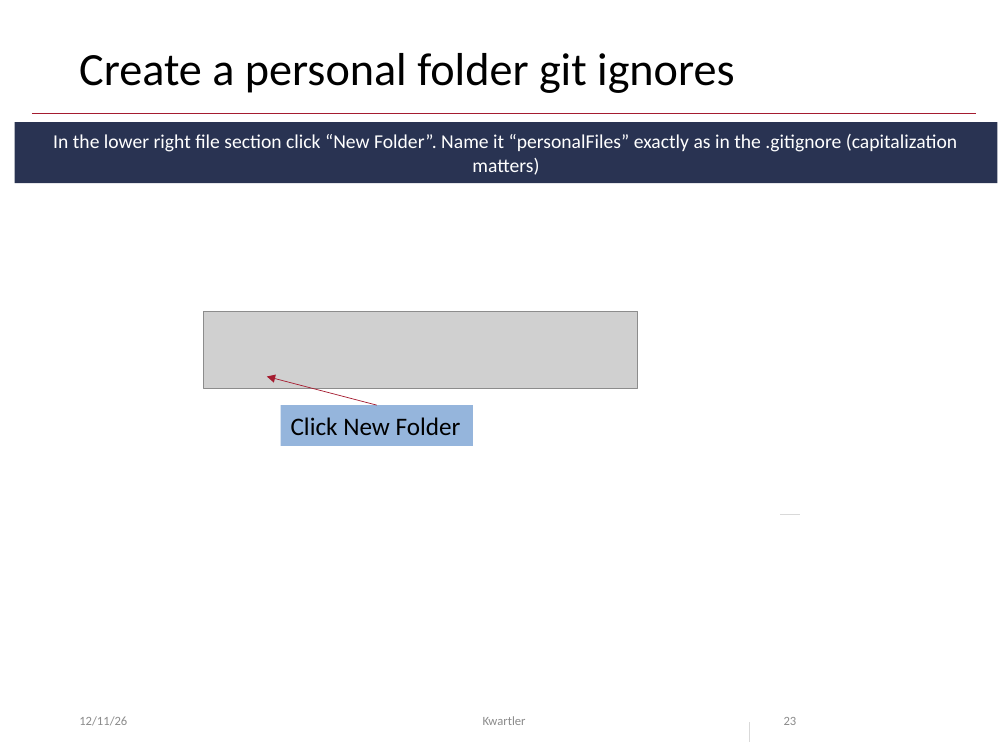
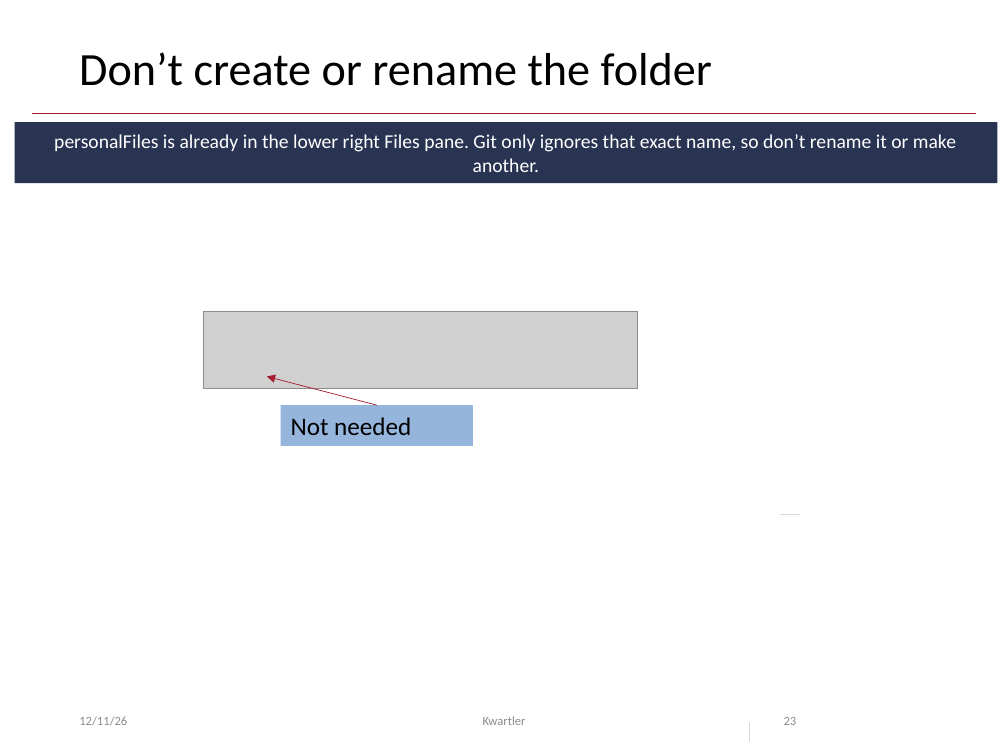
Before and after one commit to kwartler/Vienna_Dec_26, a slide deck: slide 23 of lessons/day1/A_welcome_course_overview.pptx. Drawn at 1008x756 pixels with LibreOffice and Linux fonts; fonts in the diff are those of the drawing; grey boxes stand for pictures. Boxes give left, top, right and bottom in pixels: in the first picture for what was removed or moved away, otherwise in the second. Text is boxed around its words. In the diff, an @@ line names an element or a change of style, - is before the commit and + after.

```diff
--- a/lessons/day1/A_welcome_course_overview.pptx
+++ b/lessons/day1/A_welcome_course_overview.pptx
@@ title at (x1=79, y1=52, x2=712, y2=86): text changed @@
-Create a personal folder git ignores
+Don’t create or rename the folder
@@ text in rectangle at (x1=54, y1=134, x2=956, y2=172): text changed @@
-In the lower right file section click “New Folder”. Name it “personalFiles” exactly as in the .gitignore (capitalization matters)
+personalFiles is already in the lower right Files pane. Git only ignores that exact name, so don’t rename it or make another.
@@ text in rectangle at (x1=291, y1=417, x2=411, y2=435): text changed @@
-Click New Folder
+Not needed
```
Also in this commit, not shown: 3 other slides changed.
